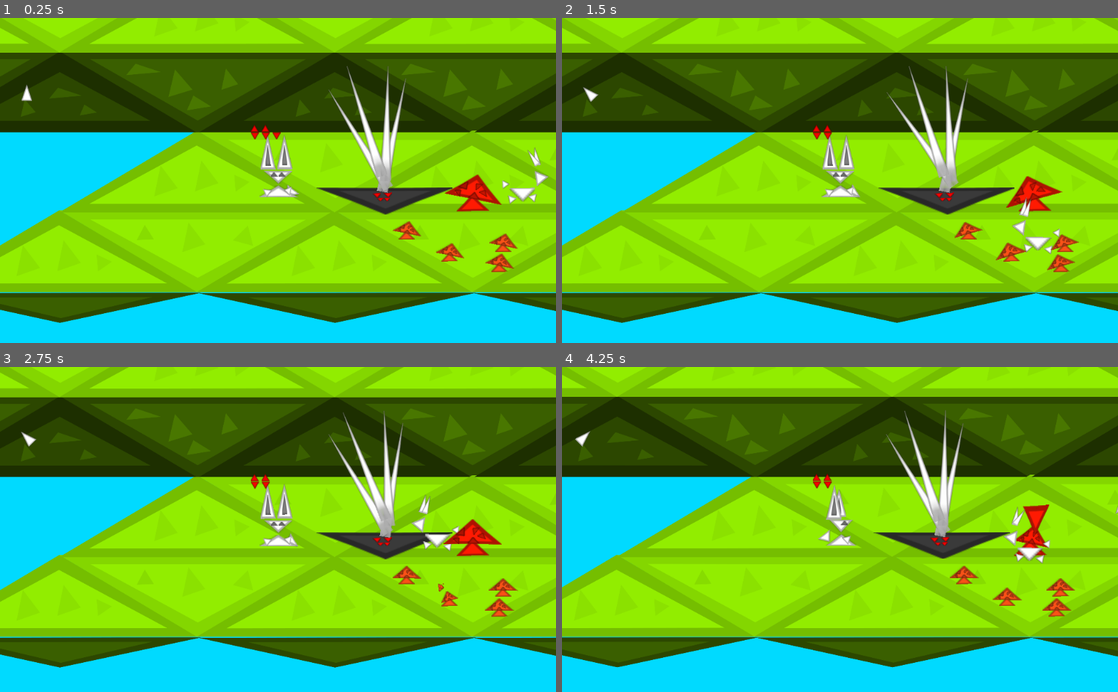
Above: before the commit, frames 1-4 (two rows, left to right).
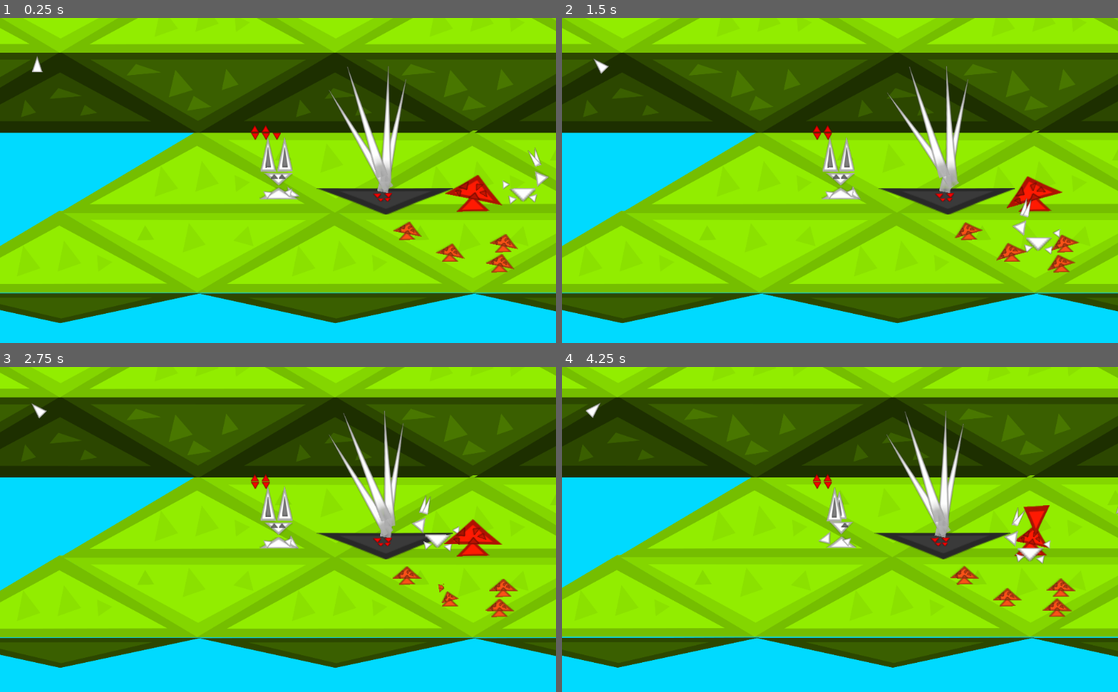
Above: after the commit, the same moments.

Repository: Mequam/Sound_Mess
Game: Godot game, scene res://scenes/main/test_2d_space.tscn
Same seed, same stepped clock (60 frames per second), same inputs: the game is played once before the commit and once after it.
Inputs (mouse positions are in pixels of both pictures, inside the frame that each line leads up to):
- Up to frame 1 (0.25 s): no input
- Up to frame 2 (1.5 s): move the mouse to (962, 164) at 0.52 s; tap 1 (NOTE_0) at 0.6 s; tap Space at 0.77 s; move the mouse to (728, 196) at 1.27 s; tap 2 (NOTE_1) at 1.35 s
- Up to frame 3 (2.75 s): tap Space at 1.52 s; move the mouse to (333, 458) at 2.02 s; tap 3 (NOTE_2) at 2.1 s
- Up to frame 4 (4.25 s): move the mouse to (812, 594) at 2.77 s; tap 5 (NOTE_4) at 2.85 s; tap Space at 3.02, 3.77 s; move the mouse to (1006, 578) at 3.52 s; tap 6 (NOTE_5) at 3.6 s

The runs differ from the first frame. In frame 1, 3.4% of the frame differs, in the area x 0-100%, y 0-95%; in frame 2, 3.4%; in frame 3, 3.0%; in frame 4, 2.8%.

Commit message:
created the bunny ground pound script and updated the on_col of the enemies to pass dmg

Diff:
--- /dev/null
+++ b/assets/ground_pop_particles.tres
@@ -0,0 +1,15 @@
+[gd_resource type="ParticlesMaterial" format=2]
+
+[resource]
+emission_shape = 1
+emission_sphere_radius = 5.0
+flag_disable_z = true
+direction = Vector3( 0, -1, 0 )
+gravity = Vector3( 0, 90, 0 )
+initial_velocity = 40.0
+orbit_velocity = 0.0
+orbit_velocity_random = 0.0
+angle = 80.0
+angle_random = 1.0
+scale = 0.01
+color = Color( 0.607843, 0.341176, 0, 1 )
--- a/scenes/assets/avatars/avatar_sprite_bunny.tscn
+++ b/scenes/assets/avatars/avatar_sprite_bunny.tscn
@@ -4,9 +4,9 @@
 [ext_resource path="res://triangles/long_triangle.png" type="Texture" id=2]
 [ext_resource path="res://scenes/instance/Shrinking_Triangle.tscn" type="PackedScene" id=3]
 
-[sub_resource type="Animation" id=10]
+[sub_resource type="Animation" id=1]
 resource_name = "Ground_Pound"
-length = 0.075
+length = 0.1
 step = 0.025
 tracks/0/type = "value"
 tracks/0/path = NodePath("bunny_sprite_front:scale")
@@ -15,10 +15,10 @@
 tracks/0/imported = false
 tracks/0/enabled = true
 tracks/0/keys = {
-"times": PoolRealArray( 0, 0.05 ),
+"times": PoolRealArray( 0, 0.1 ),
 "transitions": PoolRealArray( 1, 1 ),
 "update": 0,
-"values": [ Vector2( 1, 1.8 ), Vector2( 1, 0.5 ) ]
+"values": [ Vector2( 0.5, 3 ), Vector2( 1, 0.5 ) ]
 }
 tracks/1/type = "value"
 tracks/1/path = NodePath("bunny_sprite_front/hands/left_hand:position")
@@ -147,7 +147,7 @@
 tracks/11/imported = false
 tracks/11/enabled = true
 tracks/11/keys = {
-"times": PoolRealArray( 0, 0.05 ),
+"times": PoolRealArray( 0, 0.1 ),
 "transitions": PoolRealArray( 1, 1 ),
 "update": 0,
 "values": [ Vector2( 0, -200 ), Vector2( 0, 0 ) ]
@@ -630,8 +630,7 @@
 "values": [ Vector2( 0.906969, 0.256694 ) ]
 }
 
-[sub_resource type="Animation" id=1]
-resource_name = "High_Move_Left"
+[sub_resource type="Animation" id=4]
 length = 0.1
 tracks/0/type = "value"
 tracks/0/path = NodePath("shadow:position")
@@ -1417,8 +1416,7 @@
 "values": [ false ]
 }
 
-[sub_resource type="Animation" id=3]
-resource_name = "Idle_Back"
+[sub_resource type="Animation" id=6]
 loop = true
 tracks/0/type = "value"
 tracks/0/path = NodePath("bunny_sprite_back/hands/left_hand:rotation_degrees")
@@ -1625,8 +1623,7 @@
 "values": [ Vector2( 1, 1 ) ]
 }
 
-[sub_resource type="Animation" id=4]
-resource_name = "Idle_Left"
+[sub_resource type="Animation" id=7]
 loop = true
 tracks/0/type = "value"
 tracks/0/path = NodePath("bunny_sprite_left/tail:rotation_degrees")
@@ -1893,8 +1890,7 @@
 "values": [ false ]
 }
 
-[sub_resource type="Animation" id=5]
-resource_name = "Move_Back"
+[sub_resource type="Animation" id=8]
 length = 0.1
 tracks/0/type = "value"
 tracks/0/path = NodePath("bunny_sprite_back:visible")
@@ -2746,7 +2742,7 @@
 
 [node name="bunny_sprite_front" type="Node2D" parent="."]
 position = Vector2( 0, -200 )
-scale = Vector2( 1, 1.8 )
+scale = Vector2( 0.5, 3 )
 
 [node name="head" type="Node2D" parent="bunny_sprite_front"]
 
@@ -2889,16 +2885,16 @@
 texture = ExtResource( 2 )
 
 [node name="AnimationPlayer" type="AnimationPlayer" parent="."]
-anims/Ground_Pound = SubResource( 10 )
-anims/High_Move_Back = SubResource( 8 )
-anims/High_Move_Front = SubResource( 9 )
-anims/High_Move_Left = SubResource( 1 )
-anims/Idle = SubResource( 2 )
-anims/Idle_Back = SubResource( 3 )
-anims/Idle_Left = SubResource( 4 )
-anims/Move_Back = SubResource( 5 )
-anims/Move_Front = SubResource( 6 )
-anims/Move_Left = SubResource( 7 )
+anims/Ground_Pound = SubResource( 1 )
+anims/High_Move_Back = SubResource( 2 )
+anims/High_Move_Front = SubResource( 3 )
+anims/High_Move_Left = SubResource( 4 )
+anims/Idle = SubResource( 5 )
+anims/Idle_Back = SubResource( 6 )
+anims/Idle_Left = SubResource( 7 )
+anims/Move_Back = SubResource( 8 )
+anims/Move_Front = SubResource( 9 )
+anims/Move_Left = SubResource( 10 )
 
 [node name="Shrinking_Triangle" parent="." instance=ExtResource( 3 )]
 position = Vector2( -1081.4, 4.01259 )
--- a/scenes/instance/avatars/bunny_avatar.tscn
+++ b/scenes/instance/avatars/bunny_avatar.tscn
@@ -1,9 +1,20 @@
-[gd_scene load_steps=3 format=2]
+[gd_scene load_steps=5 format=2]
 
 [ext_resource path="res://scripts/bunny_avatar.gd" type="Script" id=1]
 [ext_resource path="res://scenes/assets/avatars/avatar_sprite_bunny.tscn" type="PackedScene" id=2]
+[ext_resource path="res://scenes/instance/groundPound.tscn" type="PackedScene" id=3]
+[ext_resource path="res://scenes/instance/enemy_ground_trail.tscn" type="PackedScene" id=4]
 
 [node name="bunny_avatar" type="Node2D"]
 script = ExtResource( 1 )
 
+[node name="bang_back" parent="." instance=ExtResource( 4 )]
+scale = Vector2( 40, 40 )
+
 [node name="Sprite" parent="." instance=ExtResource( 2 )]
+
+[node name="groundPound" parent="." instance=ExtResource( 3 )]
+scale = Vector2( 20, 20 )
+
+[node name="bang_front" parent="." instance=ExtResource( 4 )]
+scale = Vector2( 40, 40 )
--- /dev/null
+++ b/scenes/instance/enemy_ground_trail.tscn
@@ -0,0 +1,38 @@
+[gd_scene load_steps=5 format=2]
+
+[ext_resource path="res://triangles/even_triangle.png" type="Texture" id=1]
+
+[sub_resource type="Curve" id=2]
+_data = [ Vector2( 0.00315457, 0.527273 ), 0.0, 2.73014, 0, 0, Vector2( 0.49, 1 ), 0.0, 0.0, 0, 0, Vector2( 1, 0.490909 ), -3.00712, 0.0, 0, 0 ]
+
+[sub_resource type="CurveTexture" id=3]
+curve = SubResource( 2 )
+
+[sub_resource type="ParticlesMaterial" id=1]
+emission_shape = 2
+emission_box_extents = Vector3( 40, 20, 1 )
+flag_disable_z = true
+direction = Vector3( 0, -1, 0 )
+gravity = Vector3( 0, 400, 0 )
+initial_velocity = 20.0
+angular_velocity = 10.0
+angular_velocity_random = 0.59
+orbit_velocity = 0.0
+orbit_velocity_random = 0.0
+angle = 30.0
+angle_random = 1.0
+scale = 0.09
+scale_random = 0.01
+scale_curve = SubResource( 3 )
+color = Color( 0.439216, 0.207843, 0, 1 )
+
+[node name="ground_bang" type="Particles2D"]
+scale = Vector2( 10, 10 )
+emitting = false
+lifetime = 1.1
+one_shot = true
+speed_scale = 4.0
+explosiveness = 1.0
+local_coords = false
+process_material = SubResource( 1 )
+texture = ExtResource( 1 )
--- a/scenes/instance/entities/player.tscn
+++ b/scenes/instance/entities/player.tscn
@@ -5,7 +5,6 @@
 [ext_resource path="res://scenes/instance/NotePlayer.tscn" type="PackedScene" id=3]
 [ext_resource path="res://scenes/ComoTracker.tscn" type="PackedScene" id=4]
 [ext_resource path="res://scenes/instance/health_bar.tscn" type="PackedScene" id=5]
-
 
 [sub_resource type="RectangleShape2D" id=1]
 extents = Vector2( 10, 13.895 )
@@ -15,7 +14,7 @@
 script = ExtResource( 1 )
 
 [node name="avatar" parent="." instance=ExtResource( 2 )]
-position = Vector2( 1.38697, 29.4037 )
+position = Vector2( 1.28514, 32.6426 )
 scale = Vector2( 0.2, 0.2 )
 
 [node name="CollisionShape2D" type="CollisionShape2D" parent="."]
@@ -28,6 +27,7 @@
 [node name="ComboTracker" parent="." instance=ExtResource( 4 )]
 
 [node name="Camera2D" type="Camera2D" parent="."]
+position = Vector2( -0.63028, -0.630257 )
 current = true
 limit_smoothed = true
 smoothing_enabled = true
--- /dev/null
+++ b/scenes/instance/groundPound.tscn
@@ -0,0 +1,15 @@
+[gd_scene load_steps=3 format=2]
+
+[ext_resource path="res://assets/ground_pop_particles.tres" type="Material" id=1]
+[ext_resource path="res://triangles/even_triangle.png" type="Texture" id=2]
+
+[node name="groundPound" type="Particles2D"]
+position = Vector2( -1.54304, -10.6559 )
+emitting = false
+amount = 4
+lifetime = 0.8
+one_shot = true
+speed_scale = 2.0
+explosiveness = 0.94
+process_material = ExtResource( 1 )
+texture = ExtResource( 2 )
--- a/scenes/main/test_2d_space.tscn
+++ b/scenes/main/test_2d_space.tscn
@@ -23,9 +23,6 @@
 z_index = -2
 collision_mask = 15
 tile_data = PoolIntArray( -327681, 11, 0, -65537, 2, 0, -131072, 2, 0, -131071, 2, 0, -131070, 10, 0, -2, 11, 0, -1, 0, …(1507 unchanged characters)…
-
-[node name="Met" parent="." instance=ExtResource( 4 )]
-position = Vector2( -86.5874, 62.7324 )
 
 [node name="player" parent="." instance=ExtResource( 5 )]
 position = Vector2( 375.649, 224.89 )
@@ -95,3 +92,6 @@
 
 [node name="Blipper" parent="." instance=ExtResource( 8 )]
 position = Vector2( 815.976, 235.761 )
+
+[node name="Met" parent="." instance=ExtResource( 4 )]
+position = Vector2( -68.0368, 9.73078 )
--- a/scripts/Spider_Enemy.gd
+++ b/scripts/Spider_Enemy.gd
@@ -191,7 +191,7 @@
 	var col = move_and_collide(dir*speed*mod)
 	if (col):
 		if (col.collider.has_method("on_col")):
-			col.collider.on_col(self)
+			col.collider.on_col(self,1)
 		patroll_down = !patroll_down
 
 
--- a/scripts/Tarantula.gd
+++ b/scripts/Tarantula.gd
@@ -48,7 +48,7 @@
 			var collision = move_and_collide(target_dir*speed)
 			if (collision):
 				if collision.collider.has_method("on_col"):
-					collision.collider.on_col(self)
+					collision.collider.on_col(self,2)
 					set_mode("Attack_Alert")
 			if (position.distance_to(target_pos)) <= 50:
 				set_mode("Attack_Alert")
--- a/scripts/blipper.gd
+++ b/scripts/blipper.gd
@@ -71,7 +71,7 @@
 	var collision = move_and_collide(Vector2(dir.x,dir.y)*(position.distance_to(target_pos)/4))
 	if (collision and collision.collider.has_method("on_col")):
 		#tell the thing that we collided with that we have a hit
-		collision.collider.on_col(self)
+		collision.collider.on_col(self,1)
 
 
 #this function moves the bunny after it finishes its animation
@@ -148,7 +148,7 @@
 					collision_mask  = pow(2,0) + pow(2,1) + pow(2,3) + pow(2,4)
 					var collision = move_and_collide(Vector2(0,0))
 					if (collision and collision.collider.has_method("on_col")):
-						collision.collider.on_col(self)
+						collision.collider.on_col(self,1)
 
 				elif (beat):
 					get_node("NotePlayer").stop()
--- a/scripts/bunny_avatar.gd
+++ b/scripts/bunny_avatar.gd
@@ -1,16 +1,31 @@
 extends "res://scripts/avatar.gd"
-var running_7
+var running_7 = false
+var dmg7 = 1
 func run_seven(to_move,delta):
 	running_7 = true
+	dmg7 = 1 if get_last_beat() == 2 else 0
 	return 2
-func ground_pound():
-	pass
+var push_speed = 100
+func ground_pound(dmg=1,rad=400):
+	print("running ground pound")
+	for i in get_tree().get_nodes_in_group("enemies"):
+		if (to_global(position).distance_to(i.position) <= rad):
+			if (i.has_method("move_and_collide")):
+				var col = i.move_and_collide(make_dir(i.position-to_global(position))*push_speed)
+				if (col):
+					if (col.collider.has_method("on_col")):
+						col.collider.on_col(self,dmg)
+					if (i.has_method("on_col")):
+						i.on_col(self,dmg)
 func anim_finished(anim):
 	if (running_7):
 		running_7 = false
 		$Sprite/AnimationPlayer.play("Ground_Pound")
 	elif (anim == "Ground_Pound"):
-		ground_pound()
+		$groundPound.emitting = true
+		$bang_back.emitting = true
+		$bang_front.emitting = true
+		ground_pound(dmg7)
 		#go back to our idle state
 		$Sprite/AnimationPlayer.play("Idle")
 	else:
--- a/scripts/player.gd
+++ b/scripts/player.gd
@@ -132,7 +132,7 @@
 func collision_action(collision):
 	print("struck " + str(collision) + " with i_timer of " + str(i_timer))
 	if (!collision.collider.is_in_group("enemies") and collision.collider.has_method("on_col")):
-		collision.collider.on_col(self)
+		collision.collider.on_col(self,1)
 	else:
 		hide()
 
--- a/scripts/testTiles.gd
+++ b/scripts/testTiles.gd
@@ -10,8 +10,7 @@
 func _ready():
 	pass # Replace with function body.
 
-func on_col(thing):
-	#print("player_fell")
+func on_col(thing,dmg):
 	pass
 # Called every frame. 'delta' is the elapsed time since the previous frame.
 #func _process(delta):
Not shown: 5 places in scenes/assets/avatars/avatar_sprite_bunny.tscn that only renumber resources
